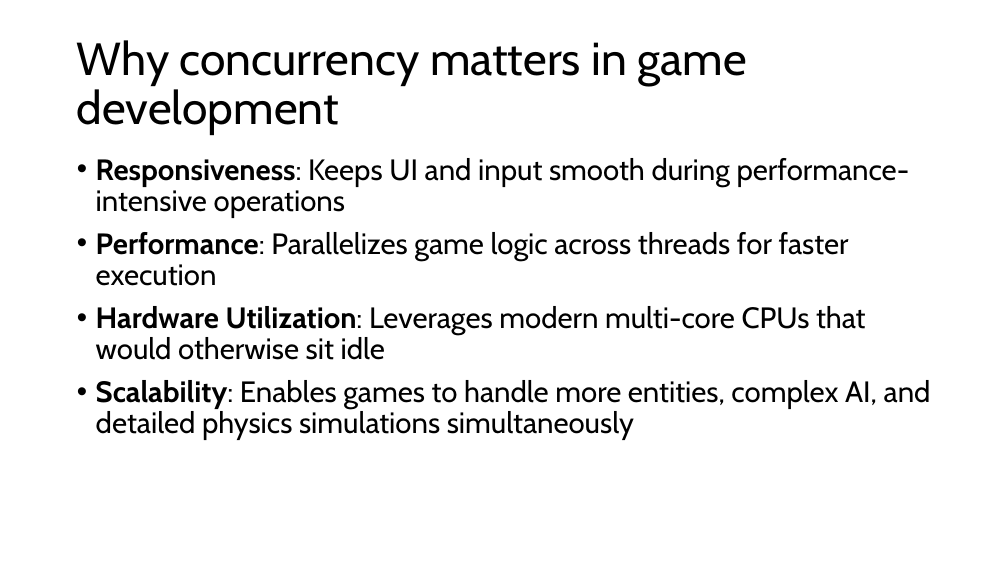
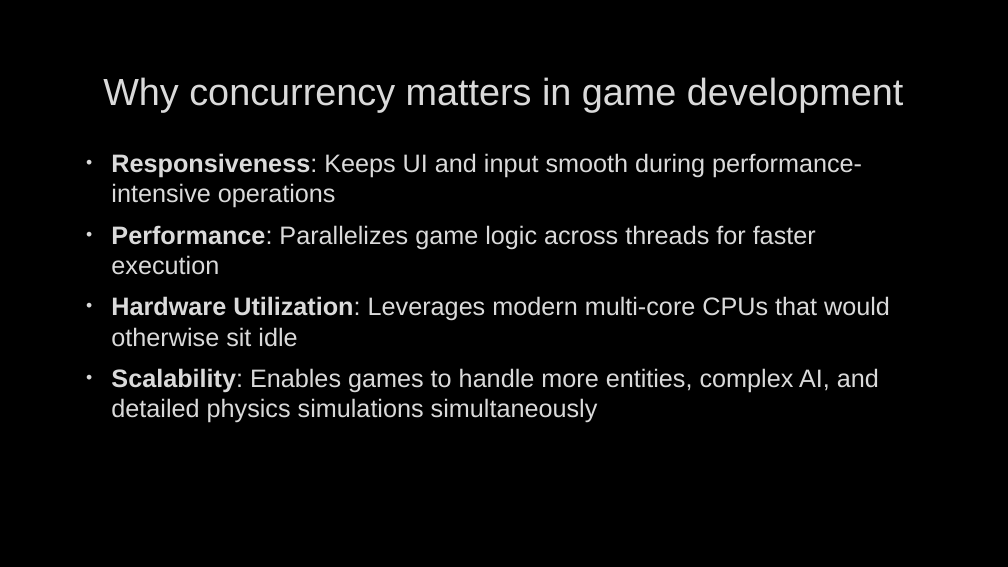
Before and after one commit to Henry-Frodsham/RTS-LCM-Game, a slide deck: slide 2 of documents/Henry Frodsham FYP.pptx. Drawn at 1008x567 pixels with LibreOffice and Linux fonts; fonts in the diff are those of the drawing; background and template pictures are left out. Boxes give left, top, right and bottom in pixels: in the first picture for what was removed or moved away, otherwise in the second. Text is boxed around its words. In the diff, an @@ line names an element or a change of style, - is before the commit and + after.

```diff
--- a/documents/Henry Frodsham FYP.pptx
+++ b/documents/Henry Frodsham FYP.pptx
@@ background #FFFFFF to picture (left out) @@
@@ title "Why concurrency matters in game ..." moved from (x1=77, y1=40, x2=746, y2=135) to (x1=103, y1=77, x2=903, y2=112) @@
@@ title "Why concurrency matters in game ..." at (x1=103, y1=77, x2=903, y2=112): size 44 to 36 pt, font Cabin to Arial, text colour #000000 to #DADADA, letter outline none to #404040 0.75 pt; alignment left to centre; line spacing 0.9 to 1 @@
@@ text "Responsiveness: Keeps UI and input ..." moved from (x1=96, y1=158, x2=931, y2=440) to (x1=111, y1=153, x2=890, y2=423) @@
@@ text "Responsiveness: Keeps UI and input ..." at (x1=111, y1=153, x2=890, y2=423): size 28 to 24 pt, font Cabin to Arial, text colour #000000 to #DADADA, letter outline none to #404040 0.75 pt; indent changed; line spacing 0.9 to 1 @@
```
Also in this commit, not shown: 9 other slides changed, 4 slides added, 2 slides removed, 5 other files.
